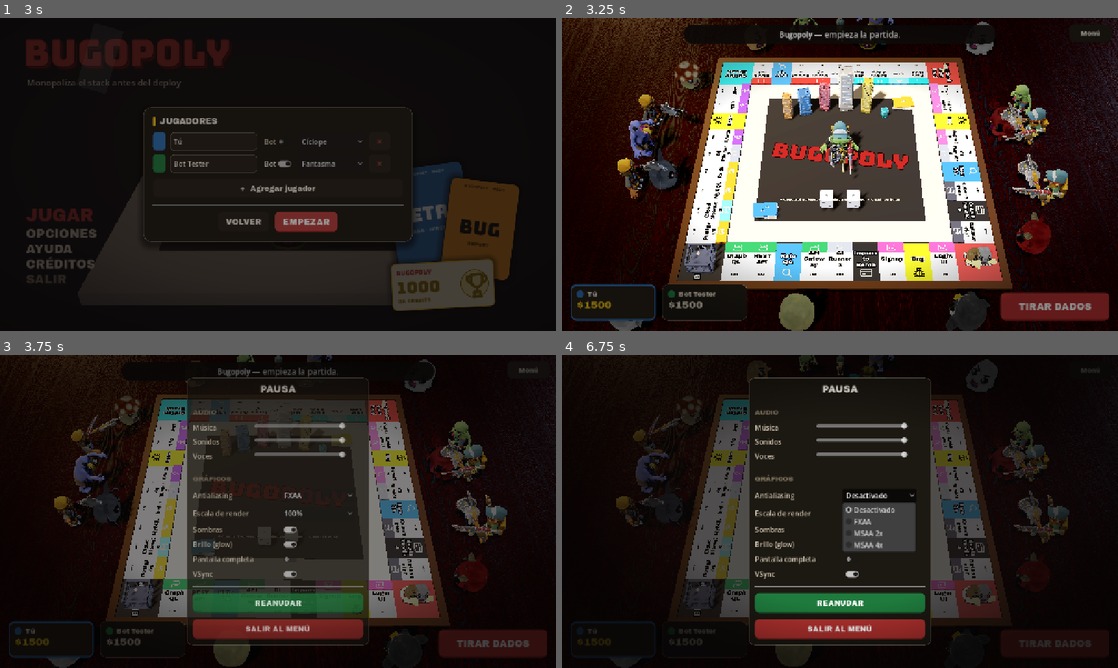
Above: before the commit, frames 1-4 (two rows, left to right).
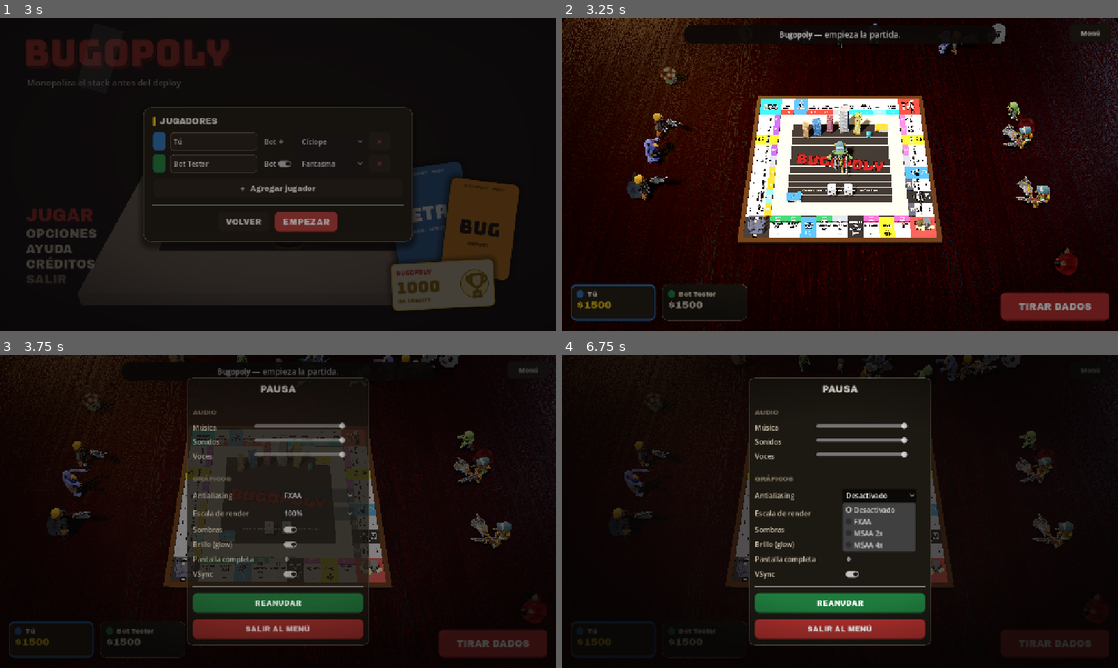
Above: after the commit, the same moments.

Repository: DiegoFernandoLojanTenesaca/BugOpoly
Game: Godot game, scene res://src/world/start_screen.tscn
Same seed, same stepped clock (60 frames per second), same inputs: the game is played once before the commit and once after it.
Inputs (mouse positions are in pixels of both pictures, inside the frame that each line leads up to):
- Up to frame 1 (3 s): move the mouse to (400, 158) at 0.52 s; click (400, 158) at 0.67 s; click "JUGAR" at 1.25 s; click "JUGAR" at 2 s; click "EMPEZAR" at 2.75 s
- Up to frame 2 (3.25 s): no input
- Up to frame 3 (3.75 s): click "Menú" at 3.5 s
- Up to frame 4 (6.75 s): click "TIRAR DADOS" at 4.25 s; click "FXAA" at 5 s; click "100%" at 5.75 s; click "Desactivado" at 6.5 s

Frame 1 is identical in both runs. In frame 2, 46% of the frame differs, in the area x 0-100%, y 0-100%; in frame 3, 26%; in frame 4, 14%.

Commit message:
Intro al entrar al juego: los monstruos y espectadores entran CAMINANDO a sus lugares (escalonado) y luego bailan/idle; zoom de entrada de cámara

Diff:
--- a/src/presentation/board_view.gd
+++ b/src/presentation/board_view.gd
@@ -162,13 +162,36 @@
 	for i in crowd.size():
 		var f := (float(i) + 0.5) / float(crowd.size())  # repartidos parejos por el perímetro cuadrado
 		var pos := _square_ring_point(f, r)
-		var m := _load_piece_model(crowd[i], cols[i % cols.size()], false, "dance")
+		var m := _load_piece_model(crowd[i], cols[i % cols.size()], false, "walk")  # entra caminando
 		if m == null:
 			continue
 		m.scale = Vector3(2.2, 2.2, 2.2)
-		m.position = pos
-		m.rotation.y = atan2(-pos.x, -pos.z)  # mira al tablero (+Z al frente)
+		m.position = pos * 1.8  # arranca afuera (fuera de cámara)
+		m.rotation.y = atan2(-pos.x, -pos.z)  # camina hacia el tablero
 		add_child(m)
+		var tw := create_tween()
+		tw.tween_interval(0.2 + f * 0.9)  # entran escalonados
+		tw.tween_property(m, "position", pos, 1.5).set_trans(Tween.TRANS_SINE)
+		tw.tween_callback(_arrive_anim.bind(m, "dance"))  # al llegar, a bailar
+
+func _arrive_anim(node: Node3D, anim: String) -> void:
+	if is_instance_valid(node):
+		_play_anim(node, anim)
+
+func _play_anim(node: Node3D, anim: String) -> void:
+	for ap in node.find_children("*", "AnimationPlayer", true, false):
+		var list: PackedStringArray = ap.get_animation_list()
+		var pick := ""
+		for a in list:
+			if anim in str(a).to_lower():
+				pick = a
+				break
+		if pick == "" and not list.is_empty():
+			pick = list[0]
+		if pick != "":
+			ap.get_animation(pick).loop_mode = Animation.LOOP_LINEAR
+			ap.play(pick)
+		return
 
 func _square_ring_point(f: float, r: float) -> Vector3:
 	# Punto repartido uniforme sobre el borde de un cuadrado de semilado r.
--- a/src/presentation/camera_rig.gd
+++ b/src/presentation/camera_rig.gd
@@ -24,6 +24,7 @@
 	_cam = Camera3D.new()
 	_cam.fov = FOV
 	add_child(_cam)
+	_dist = DIST_OVERVIEW + 22.0  # arranca lejos y hace zoom de entrada
 	_apply()
 
 func _process(delta: float) -> void:
--- a/src/presentation/decor.gd
+++ b/src/presentation/decor.gd
@@ -36,12 +36,35 @@
 	_spectator("pug", "Idle_2", Vector3(0.0, 0, -bh2))
 
 func _spectator(name: String, anim: String, pos: Vector3) -> void:
-	var n := _load_char(name, anim, 2.2)
+	var n := _load_char(name, "Walk", 2.2)  # entra caminando
 	if n == null:
 		return
-	n.position = pos
+	n.position = pos * 1.5  # arranca afuera de cámara
+	n.rotation.y = atan2(-pos.x, -pos.z)  # camina hacia el tablero
 	add_child(n)
-	n.rotation.y = atan2(-pos.x, -pos.z)  # mira al tablero (+Z al frente)
+	var tw := create_tween()
+	tw.tween_interval(randf_range(0.1, 1.0))
+	tw.tween_property(n, "position", pos, 1.6).set_trans(Tween.TRANS_SINE)
+	tw.tween_callback(_spectator_arrive.bind(n, anim))
+
+func _spectator_arrive(node: Node3D, anim: String) -> void:
+	if is_instance_valid(node):
+		_play_anim(node, anim)
+
+func _play_anim(node: Node3D, anim: String) -> void:
+	for ap in node.find_children("*", "AnimationPlayer", true, false):
+		var list: PackedStringArray = ap.get_animation_list()
+		var pick := ""
+		for a in list:
+			if anim in str(a).to_lower():
+				pick = a
+				break
+		if pick == "" and not list.is_empty():
+			pick = list[0]
+		if pick != "":
+			ap.get_animation(pick).loop_mode = Animation.LOOP_LINEAR
+			ap.play(pick)
+		return
 
 func _chase(survivor: String, zombie: String, z: float, speed: float, phase: float, range: float) -> void:
 	_runner(_load_char(survivor, "Run", 2.4), z, speed, phase, range)
